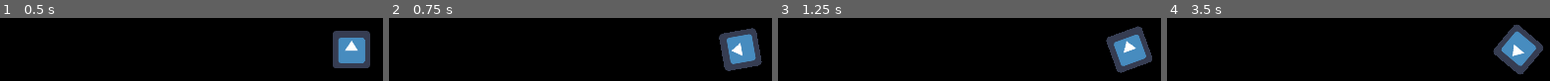
Above: before the commit, frames 1-4 (left to right).
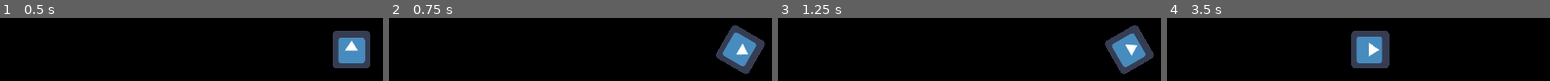
Above: after the commit, the same moments.

Repository: RJPrinceNZ/CargoSpace
Game: Godot game, scene res://World.tscn
Two runs of this game, one before a commit and one after it. Both use one fixed random seed, a clock stepped at 60 frames per second and the inputs below. The project has no main scene, so this scene is started directly. The engine's default icon, where the game draws it, is replaced by a stand-in: a white triangle on a blue panel in a dark square.
Inputs:
- Up to frame 1 (0.5 s): no input
- Up to frame 2 (0.75 s): tap Enter at 0.5 s; hold Right (ui_right) from 0.53 s (still down)
- Up to frame 3 (1.25 s): keep holding Right (ui_right)
- Up to frame 4 (3.5 s): release Right (ui_right) at 1.28 s; hold Left (ui_left) 1.28-2.03 s; hold Right (ui_right) 2.03-2.78 s; hold Up (ui_up) from 2.78 s (still down)

Frame 1 is identical in both runs. In frame 2, 3.4% of the frame differs, in the area x 85-99%, y 10-90%; in frame 3, 1.7%; in frame 4, 12%, in the area x 48-99%, y 10-91%.

Commit message:
Player movement done

Diff:
--- a/Player.gd
+++ b/Player.gd
@@ -5,32 +5,33 @@
 export var xspeed = 0
 export var yspeed = 0
 export var a = 5
-export var current_rotation = 0
+var current_rotation = 0
 var moving = false
+
+func _ready():
+	current_rotation = 0
+
 func _process(delta):
+	print(current_rotation)
 	if Input.is_action_pressed("ui_left"): #Rotation
+		current_rotation -= -rotation_speed
+		if current_rotation > 360:
+			current_rotation -= 360
+		if current_rotation < 0:
+			current_rotation += 360
+		rotate(-rotation_speed)
+	if Input.is_action_pressed("ui_right"):
 		current_rotation += rotation_speed
 		if current_rotation > 360:
 			current_rotation -= 360
-			return
 		if current_rotation < 0:
 			current_rotation += 360
-			return
-		move(0,0,current_rotation,delta)
-	if Input.is_action_pressed("ui_right"):
-		current_rotation -= rotation_speed
-		if current_rotation > 360:
-			current_rotation -= 360
-			return
-		if current_rotation < 0:
-			current_rotation += 360
-			return
-		move(0,0,current_rotation,delta)
+		rotate(rotation_speed)
 	if Input.is_action_pressed("ui_up"):
 		change_speed()
-		move(xspeed,yspeed,current_rotation,delta)
+		move(xspeed,yspeed,delta)
 	else:
-		move(xspeed,yspeed,current_rotation,delta)
+		move(xspeed,yspeed,delta)
 
 func change_speed():
 	if current_rotation == 0:
@@ -61,8 +62,87 @@
 		yspeed += a * 0.1736481777
 	if current_rotation == 90:
 		xspeed += a
-func move(Xspeed, Yspeed, Rotation, delta):
+	if current_rotation == 100:
+		xspeed += a * 0.984807753
+		yspeed -= a * 0.1736481777
+	if current_rotation == 110:
+		xspeed += a * 0.9396926208
+		yspeed -= a * 0.3420201433
+	if current_rotation == 120:
+		yspeed -= a * 0.5
+		xspeed += a * 0.8660254038
+	if current_rotation == 130:
+		yspeed -= a * 0.6427876097
+		xspeed += a * 0.7660444431
+	if current_rotation == 140:
+		yspeed -= a * 0.7660444431
+		xspeed += a * 0.6427876097
+	if current_rotation == 150:
+		yspeed -= a * 0.8660254038
+		xspeed += a * 0.5
+	if current_rotation == 160:
+		yspeed -= a * 0.9396926208
+		xspeed += a * 0.3420201433
+	if current_rotation == 170:
+		yspeed -= a * 0.984807753
+		xspeed += a * 0.1736481777
+	if current_rotation == 180:
+		yspeed -= a
+	if current_rotation == 190:
+		yspeed -= a * 0.984807753
+		xspeed -= a * 0.1736481777
+	if current_rotation == 200:
+		yspeed -= a * 0.9396926208
+		xspeed -= a * 0.3420201433
+	if current_rotation == 210:
+		yspeed -= a * 0.8660254038
+		xspeed -= a * 0.5
+	if current_rotation == 220:
+		yspeed -= a * 0.7660444431
+		xspeed -= a * 0.6427876097
+	if current_rotation == 230:
+		yspeed -= a * 0.6427876097
+		xspeed -= a * 0.7660444431
+	if current_rotation == 240:
+		yspeed -= a * 0.5
+		xspeed -= a * 0.8660254038
+	if current_rotation == 250:
+		xspeed -= a * 0.9396926208
+		yspeed -= a * 0.3420201433
+	if current_rotation == 260:
+		xspeed -= a * 0.984807753
+		yspeed -= a * 0.1736481777
+	if current_rotation == 270:
+		xspeed -= a
+	if current_rotation == 280:
+		xspeed -= a * 0.984807753
+		yspeed += a * 0.1736481777
+	if current_rotation == 290:
+		xspeed -= a * 0.9396926208
+		yspeed += a * 0.3420201433
+	if current_rotation == 300:
+		yspeed += a * 0.5
+		xspeed -= a * 0.8660254038
+	if current_rotation == 310:
+		yspeed += a * 0.6427876097
+		xspeed -= a * 0.7660444431
+	if current_rotation == 320:
+		yspeed += a * 0.7660444431
+		xspeed -= a * 0.6427876097
+	if current_rotation == 330:
+		yspeed += a * 0.8660254038
+		xspeed -= a * 0.5
+	if current_rotation == 340:
+		yspeed += a * 0.9396926208
+		xspeed -= a * 0.3420201433
+	if current_rotation == 350:
+		xspeed -= a * 0.1736481777
+		yspeed += a * 0.984807753
+	if current_rotation == 360:
+		yspeed += a
+func rotate(Rotation):
 	rotation_degrees += Rotation
+func move(Xspeed, Yspeed, delta):
 	moving = true
-	position.x += -Xspeed * delta
+	position.x += Xspeed * delta
 	position.y += -Yspeed * delta
